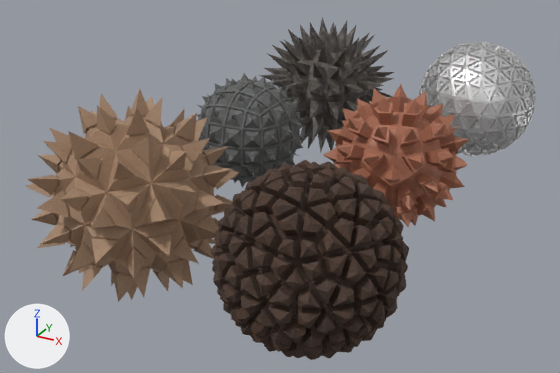
An edit to the glTF model 3d/scene.gltf, drawn before and after from the same camera.
Rendered twice from a camera (50 mm lens) standing at (6.35, -10.47, 4.35) and looking at (0.86, -0.5, -0.63). Every picture has the same lights, and +X, +Y and +Z are marked at lower left. Where no turn or scale is listed for an object, it has been applied to the vertices.
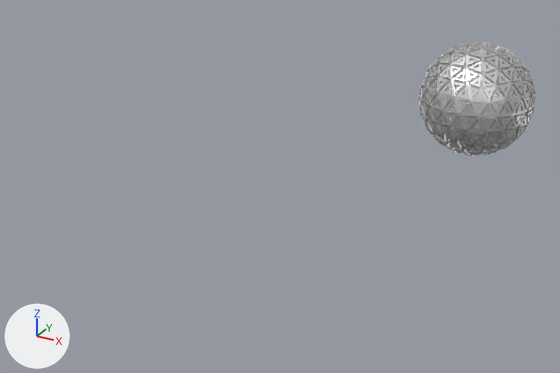
Commit message: 3d object

Pixel boxes [x1, y1, x2, y2] of what changed, in the pictures (560 x 373 px):
'Object_10', deleted
    before: [211, 160, 409, 360]
'Object_8', deleted
    before: [25, 89, 239, 302]
'Object_14', deleted
    before: [323, 84, 469, 228]
'Object_6', deleted
    before: [259, 17, 394, 153]
'Object_4', deleted
    before: [195, 73, 306, 188]

Diff of the bpy script that builds the scene:
```diff
--- a/3d/scene.gltf.py
+++ b/3d/scene.gltf.py
@@ ob_object_4 @@
-ob_object_4 = bpy.data.objects.new('Object_4', me_object_0)
-ob_object_4.location = (0.0, 0.0, 0.0)
@@ ob_object_6 @@
-ob_object_6 = bpy.data.objects.new('Object_6', me_object_1)
-ob_object_6.location = (0.0, 3.0, 0.0)
@@ ob_object_8 @@
-ob_object_8 = bpy.data.objects.new('Object_8', me_object_2)
-ob_object_8.location = (0.0, -2.99, 0.0)
@@ ob_object_10 @@
-ob_object_10 = bpy.data.objects.new('Object_10', me_object_3)
-ob_object_10.location = (2.86, -3.43, 0.0)
@@ ob_object_14 @@
-ob_object_14 = bpy.data.objects.new('Object_14', me_object_5)
-ob_object_14.location = (2.59, 0.0, 0.0)
```
